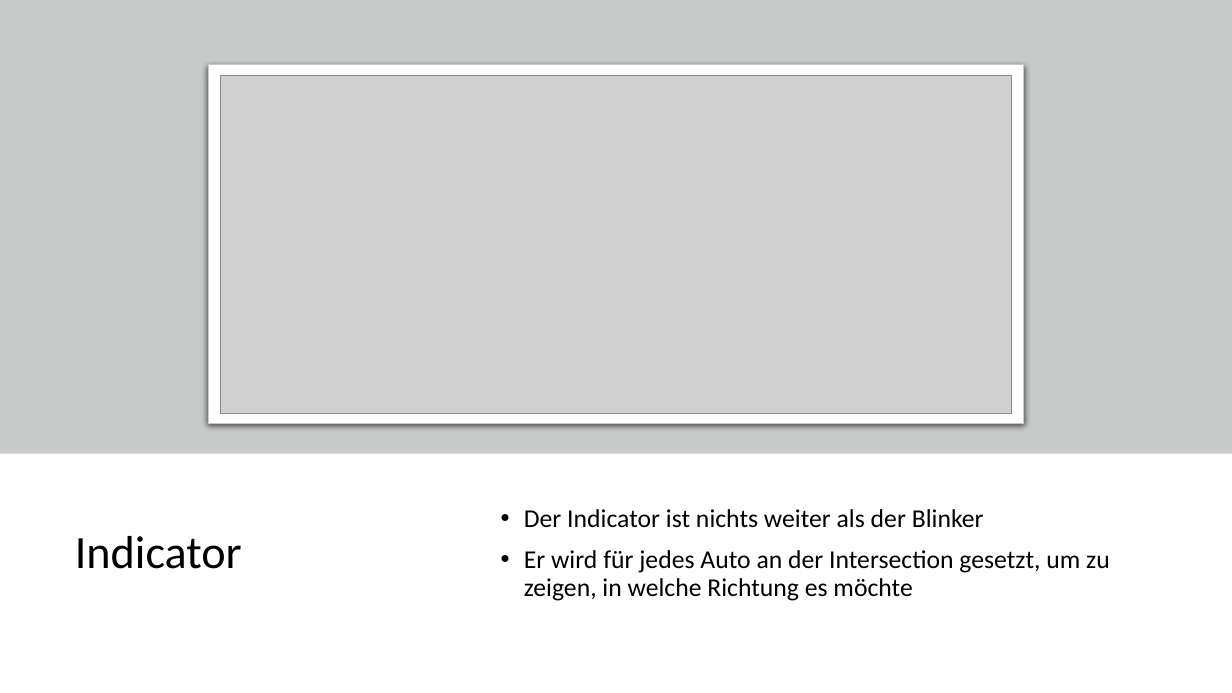
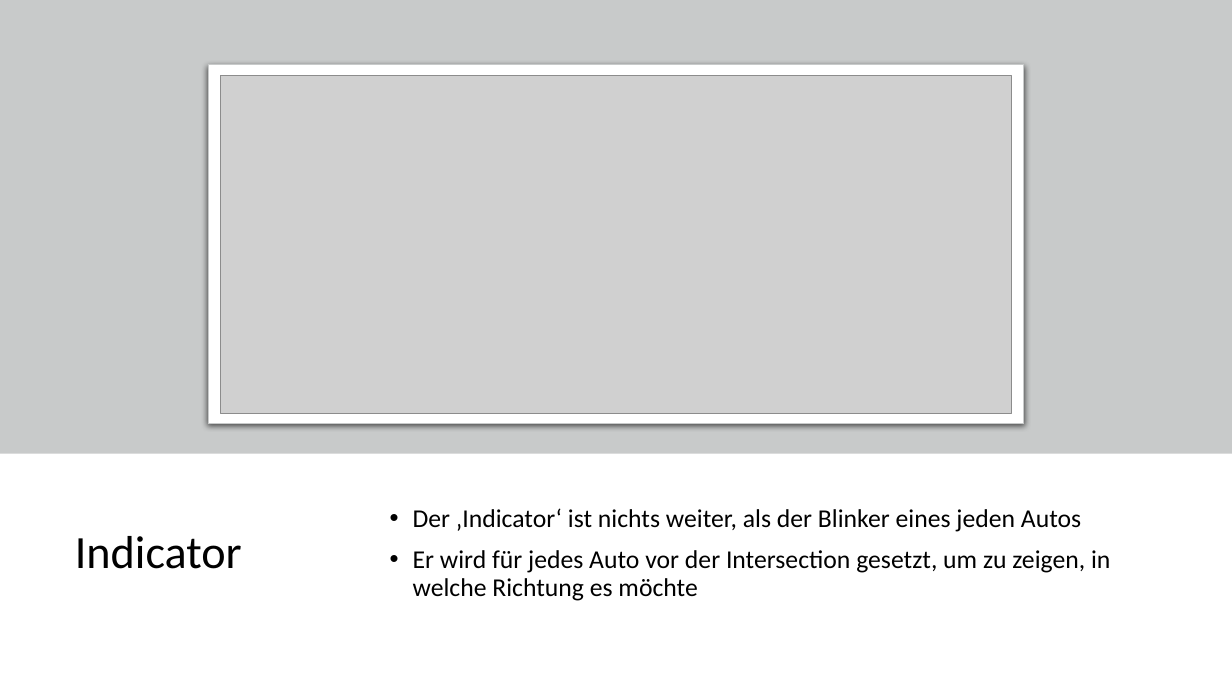
Before and after one commit to code-drey/car_simulation, a slide deck: slide 12 of Presentation/Traffic-flow-modeling-and-analysis.pptx (slide 10 before the commit). Drawn at 1232x693 pixels with LibreOffice and Linux fonts; fonts in the diff are those of the drawing; grey boxes stand for pictures. Boxes give left, top, right and bottom in pixels: in the first picture for what was removed or moved away, otherwise in the second. Text is boxed around its words. In the diff, an @@ line names an element or a change of style, - is before the commit and + after.

Commit message:
added a few slides

```diff
--- a/Presentation/Traffic-flow-modeling-and-analysis.pptx
+++ b/Presentation/Traffic-flow-modeling-and-analysis.pptx
@@ text at [413, 508, 1110, 601]: text changed @@
-• Der Indicator ist nichts weiter als der Blinker
-• Er wird für jedes Auto an der Intersection gesetzt, um zu zeigen, in welche Richtung es möchte
+• Der ‚Indicator‘ ist nichts weiter, als der Blinker eines jeden Autos
+• Er wird für jedes Auto vor der Intersection gesetzt, um zu zeigen, in welche Richtung es möchte
```
Also in this commit, not shown: 5 other slides changed, 3 slides added, 1 other file.
